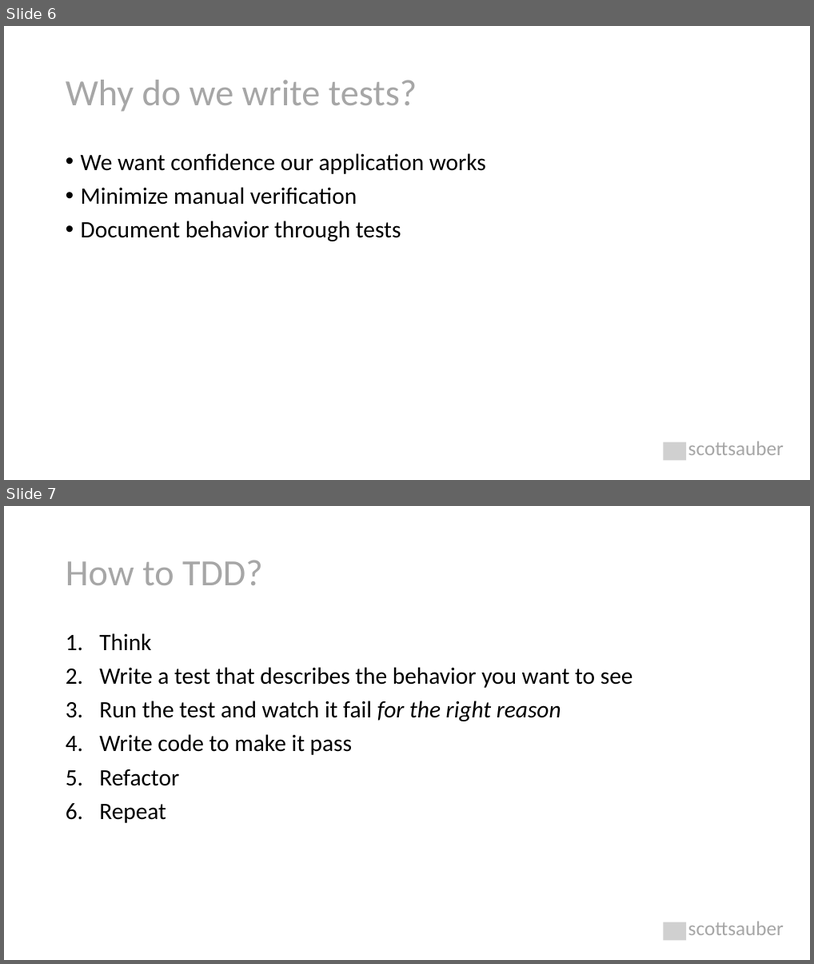
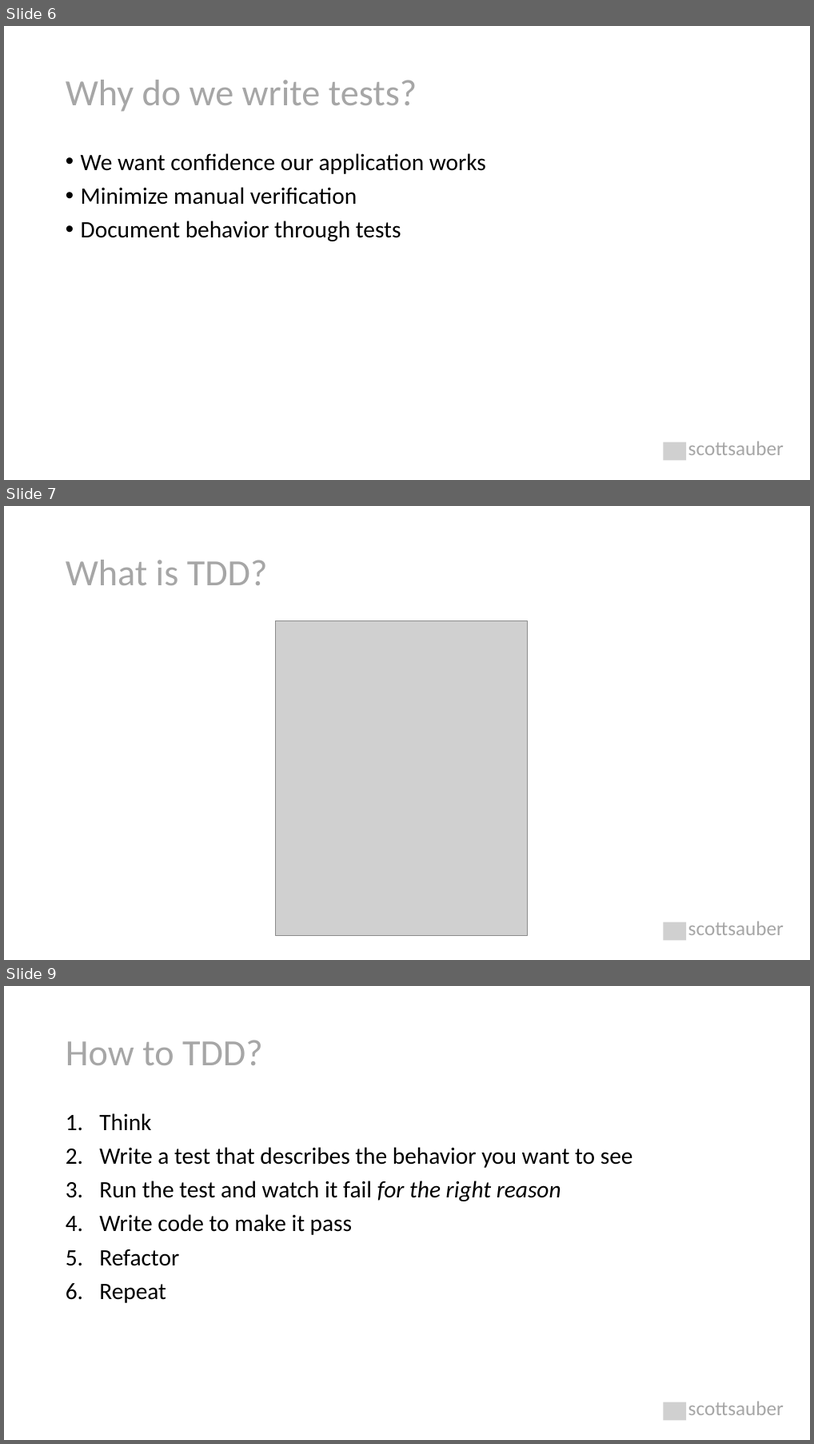
Before and after one commit to scottsauber/talks, a slide deck: 2023-11-09-JetBrains-TDDWithBlazor/TDD with Blazor.pptx. Shown one above the other, each under a label of ours: slides 6 and 7 before the commit, slides 6, 7 and 9 after it; the slides between them are not shown. The pictures are 814x964 and 814x1444 pixels, drawn with LibreOffice and Linux fonts; fonts in the diff are those of the drawing; grey boxes stand for pictures. Boxes give left, top, right and bottom in pixels: in the first picture for what was removed or moved away, otherwise in the second. Text is boxed around its words. In the diff, an @@ line names an element or a change of style, - is before the commit and + after.

```diff
--- a/2023-11-09-JetBrains-TDDWithBlazor/TDD with Blazor.pptx
+++ b/2023-11-09-JetBrains-TDDWithBlazor/TDD with Blazor.pptx
@@ slide 7 added at (4,506,810,960), background #FFFFFF @@
@@ title added at (66,560,268,585), 44 pt, text #A6A6A6 @@
+What is TDD?
@@ picture added at (276,621,527,936) @@
@@ picture added at (663,922,686,940) @@
@@ text added at (689,920,784,935), 24 pt, text #A6A6A6 @@
+scottsauber
@@ what was slide 7 is now slide 9 @@
```
Also in this commit, not shown: 8 slides changed, 3 other slides added, 1 other file.
